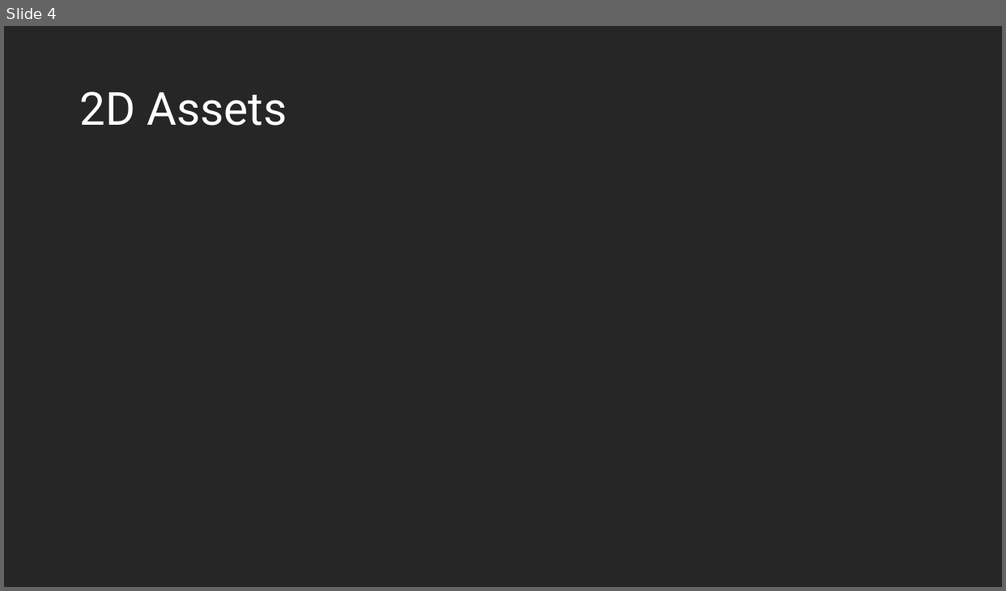
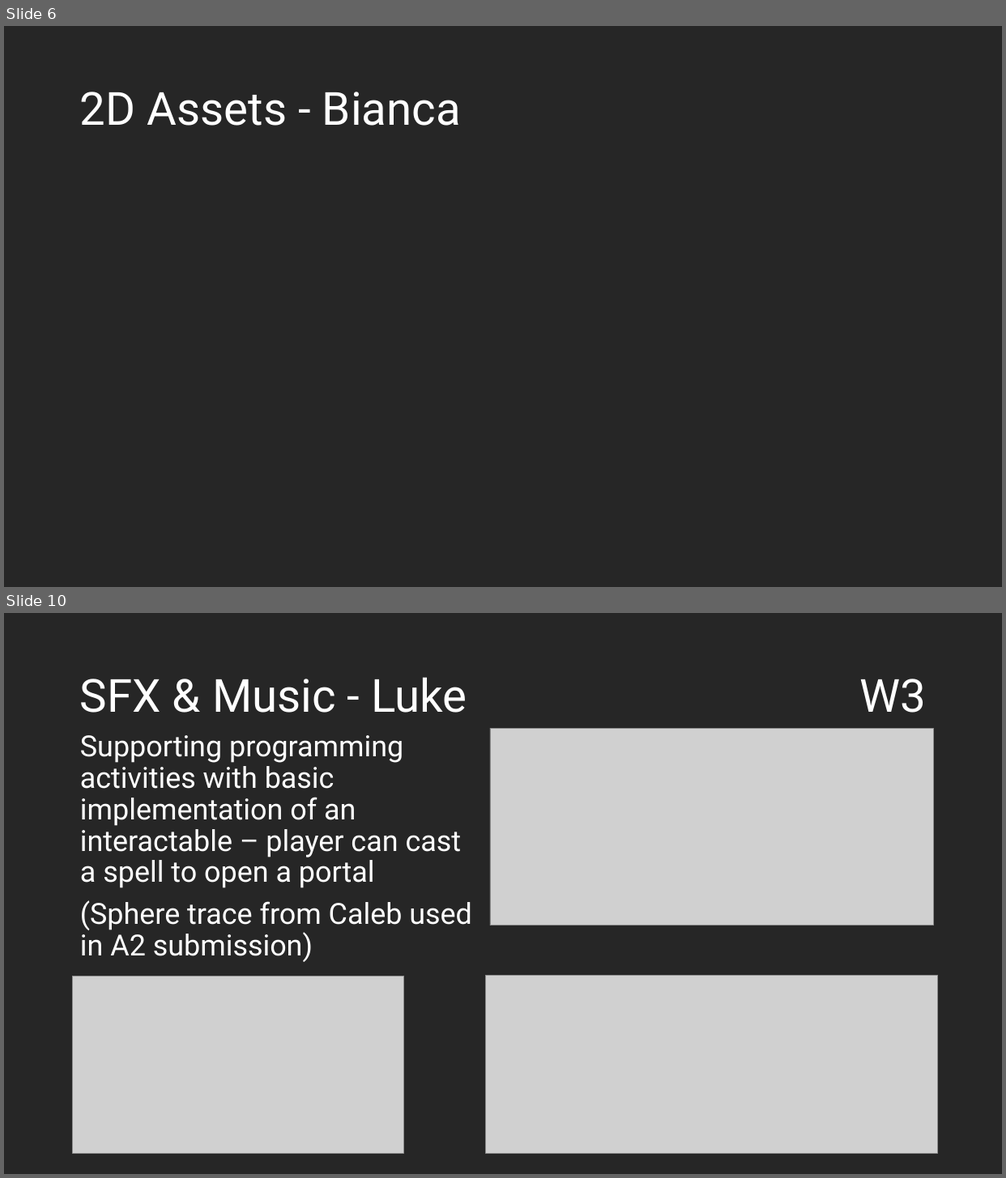
Before and after one commit to LateKnightDev/Barry_Trotter_CoS, a slide deck: presentation/RGP204_A2_TheLateKnights_Presentation.pptx. Shown one above the other, each under a label of ours: slide 4 before the commit, slides 6 and 10 after it; the slides between them are not shown. The pictures are 1006x591 and 1006x1178 pixels, drawn with LibreOffice and Linux fonts; fonts in the diff are those of the drawing; grey boxes stand for pictures. Boxes give left, top, right and bottom in pixels: in the first picture for what was removed or moved away, otherwise in the second. Text is boxed around its words. In the diff, an @@ line names an element or a change of style, - is before the commit and + after.

```diff
--- a/presentation/RGP204_A2_TheLateKnights_Presentation.pptx
+++ b/presentation/RGP204_A2_TheLateKnights_Presentation.pptx
@@ slide 10 added at box(4, 613, 1002, 1174), background #262626 @@
@@ title added at box(80, 677, 467, 713), 44 pt, text #FFFFFF @@
+SFX & Music - Luke
@@ text added at box(859, 679, 926, 713), 44 pt, text #FFFFFF @@
+W3
@@ picture added at box(490, 728, 933, 926) @@
@@ text added at box(80, 735, 472, 962), 28 pt, text #FFFFFF @@
+Supporting programming activities with basic implementation of an interactable – player can cast a spell to open a portal
+(Sphere trace from Caleb used in A2 submission)
@@ picture added at box(73, 976, 404, 1153) @@
@@ picture added at box(485, 976, 938, 1153) @@
@@ what was slide 4 is now slide 6 @@
@@ slide 6 changed as well @@
@@ title at box(80, 92, 461, 126): text changed @@
-2D Assets
+2D Assets - Bianca
```
Also in this commit, not shown: 3 other slides changed, 8 other slides added, 1 slide removed, 7 other files.
